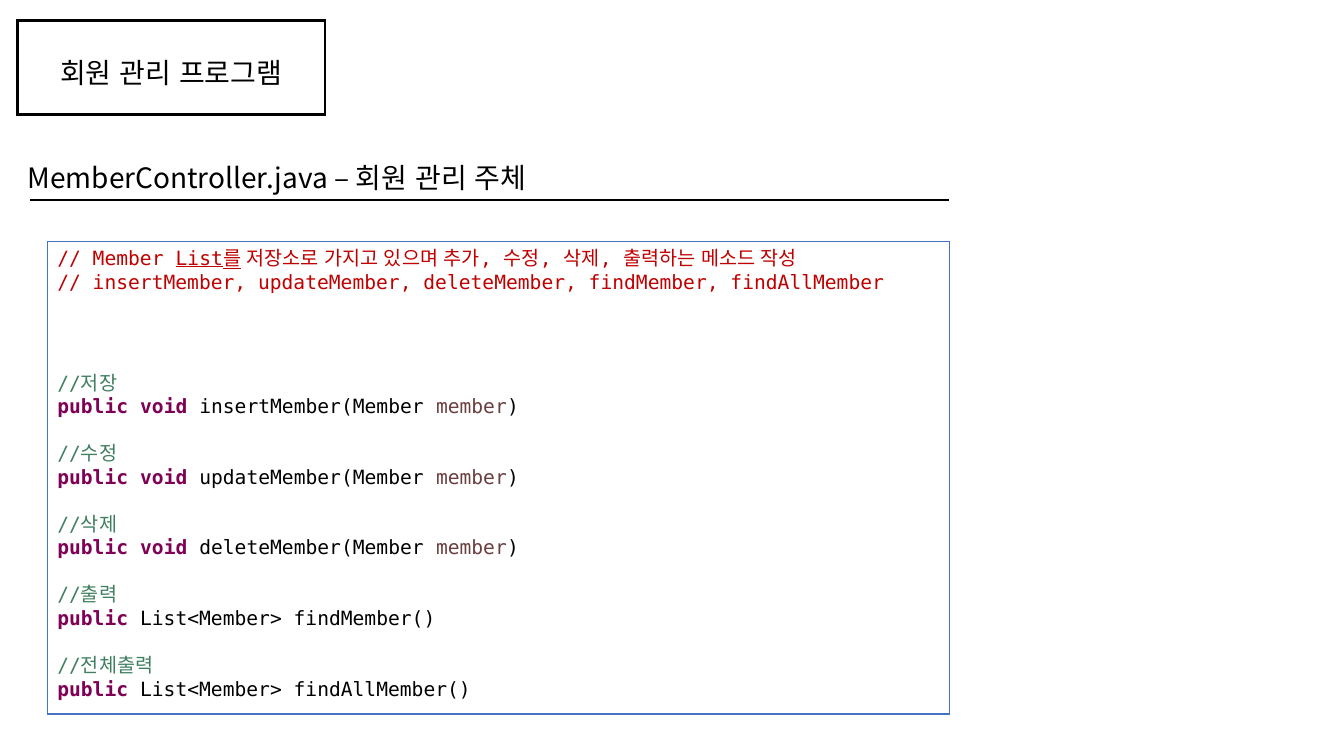
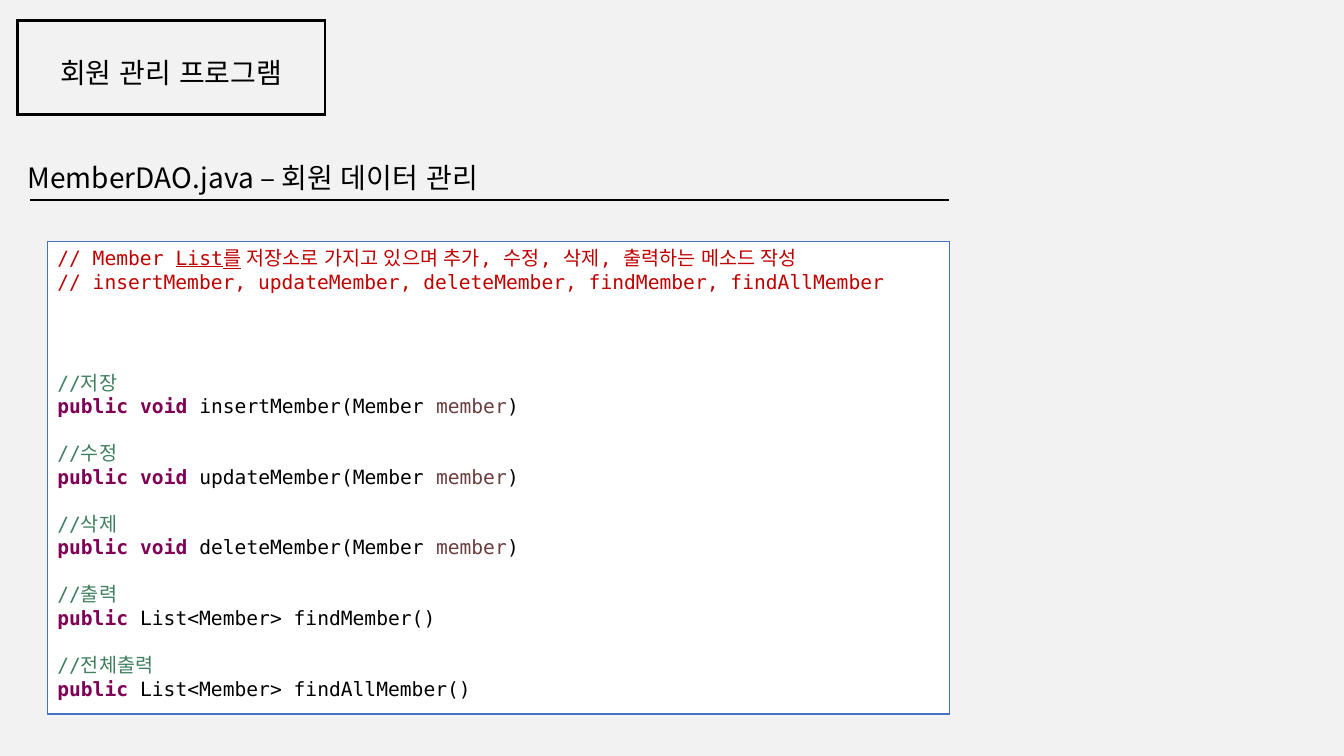
Before and after one commit to kmj-mkes/class_data, a slide deck: slide 7 of 9) 회원관리프로그램.pptx (slide 6 before the commit). Drawn at 1344x756 pixels with LibreOffice and Linux fonts; fonts in the diff are those of the drawing. Boxes give left, top, right and bottom in pixels: in the first picture for what was removed or moved away, otherwise in the second. Text is boxed around its words. In the diff, an @@ line names an element or a change of style, - is before the commit and + after.

```diff
--- a/9) 회원관리프로그램.pptx
+++ b/9) 회원관리프로그램.pptx
@@ background #FFFFFF to #F2F2F2 @@
@@ text at (27, 164, 478, 195): text changed @@
-MemberController.java – 회원 관리 주체
+MemberDAO.java – 회원 데이터 관리
```
Also in this commit, not shown: 4 other slides changed.
